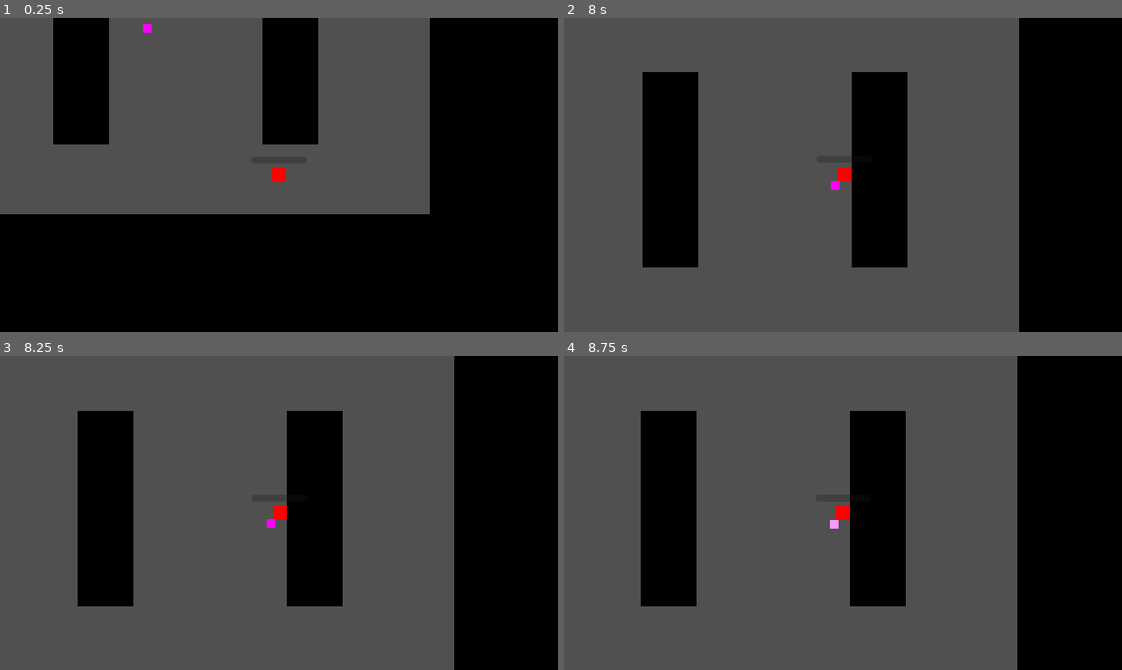
Above: before the commit, frames 1-4 (two rows, left to right).
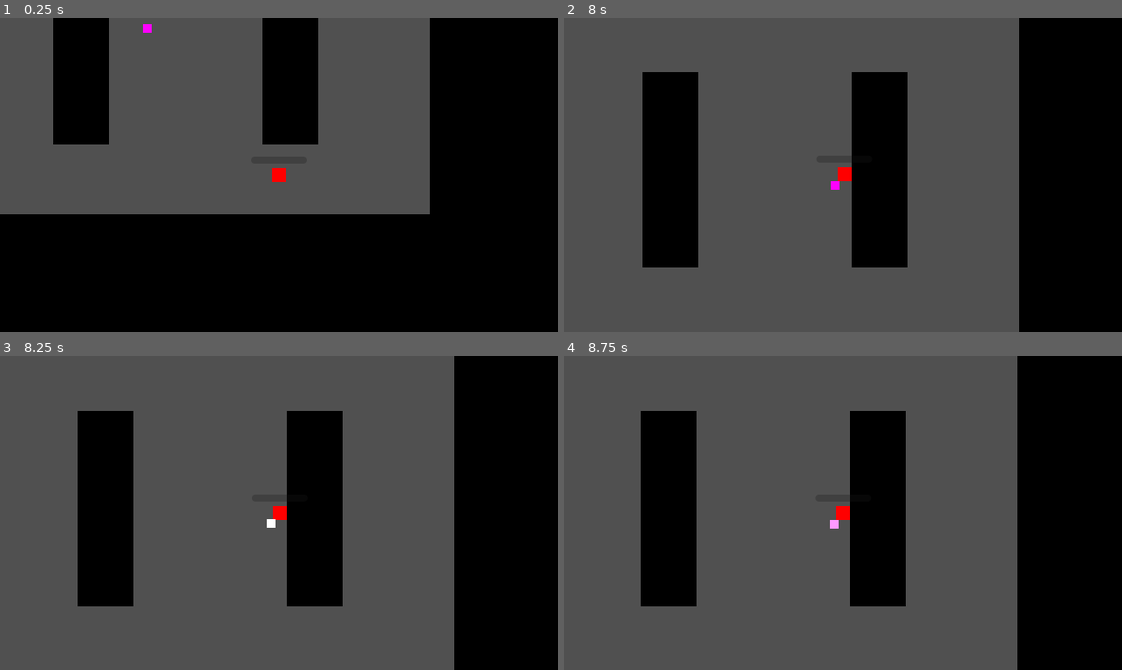
Above: after the commit, the same moments.

Repository: IanLum/square-game
Game: Godot game, scene res://src/main.tscn
Two runs of this game, one before a commit and one after it. Both use one fixed random seed, a clock stepped at 60 frames per second and the inputs below.
Inputs (mouse positions are in pixels of both pictures, inside the frame that each line leads up to):
- Up to frame 1 (0.25 s): no input
- Up to frame 2 (8 s): tap Enter at 0.5 s; move the mouse to (815, 237) at 0.52 s; press the mouse at (815, 237) at 0.53 s; hold W (up) 0.53-2.03 s; move the mouse to (1010, 222) at 1.27 s; release the mouse at (1010, 222) at 1.28 s; click (1010, 222) at 1.35 s; move the mouse to (675, 127) at 2.02 s; hold Space (utility) 2.03-2.78 s; hold A (left) 2.03-3.53 s; click (675, 127) at 2.3 s; move the mouse to (870, 175) at 2.77 s; click (870, 175) at 2.85 s; move the mouse to (759, 96) at 3.52 s; press the mouse at (759, 96) at 3.53 s; hold S (down) 3.53-4.28 s; move the mouse to (965, 159) at 4.27 s; release the mouse at (965, 159) at 4.28 s; hold D (right) 4.28-5.03 s; tap Space (utility) at 4.35 s; click (965, 159) at 4.55 s; move the mouse to (731, 190) at 5.02 s; press the mouse at (731, 190) at 5.03 s; hold W (up) 5.03-5.78 s; move the mouse to (898, 105) at 5.77 s; release the mouse at (898, 105) at 5.78 s; hold D (right) from 5.78 s (still down); click (898, 105) at 5.85 s; move the mouse to (815, 237) at 6.52 s; hold Space (utility) 6.53-7.28 s; click (815, 237) at 6.8 s; move the mouse to (1010, 222) at 7.27 s; click (1010, 222) at 7.35 s
- Up to frame 3 (8.25 s): move the mouse to (111, 465) at 8.02 s; release D (right) at 8.03 s; press the mouse at (111, 465) at 8.03 s; hold S (down) from 8.03 s (still down)
- Up to frame 4 (8.75 s): keep holding S (down)

Frames 1-2 are identical in both runs. In frame 3, less than 0.1% of the frame differs, in the area x 47-50%, y 51-55%; in frame 4, nothing differs.

Commit message:
flash white on hit

Diff:
--- a/src/abstract_base_classes/enemy.gd
+++ b/src/abstract_base_classes/enemy.gd
@@ -6,9 +6,13 @@
 
 @onready var nav_agent: NavigationAgent2D = $NavigationAgent2D
 @onready var re_nav_timer: Timer = $NavigationAgent2D/Timer
-@onready var attack_radius: Area2D = $AttackRadius
 @onready var player: CharacterBody2D = get_tree().current_scene.get_node("player")
 
+## Added in every instantiation of an enemy
+@onready var color_rect: ColorRect = $ColorRect
+@onready var attack_radius: Area2D = $AttackRadius
+
+@onready var DEFAULT_COLOR: Color = color_rect.color
 @onready var health = MAX_HEALTH
 var attacking = false
 
@@ -40,6 +44,12 @@
 func take_damage(damage: int):
 	health -= damage
 	if health <= 0: die()
+	var blink = 0.05
+	for i in range(3):
+		color_rect.color = Color.WHITE
+		await get_tree().create_timer(blink).timeout
+		color_rect.color = DEFAULT_COLOR
+		await get_tree().create_timer(blink).timeout
 
 
 func die():
